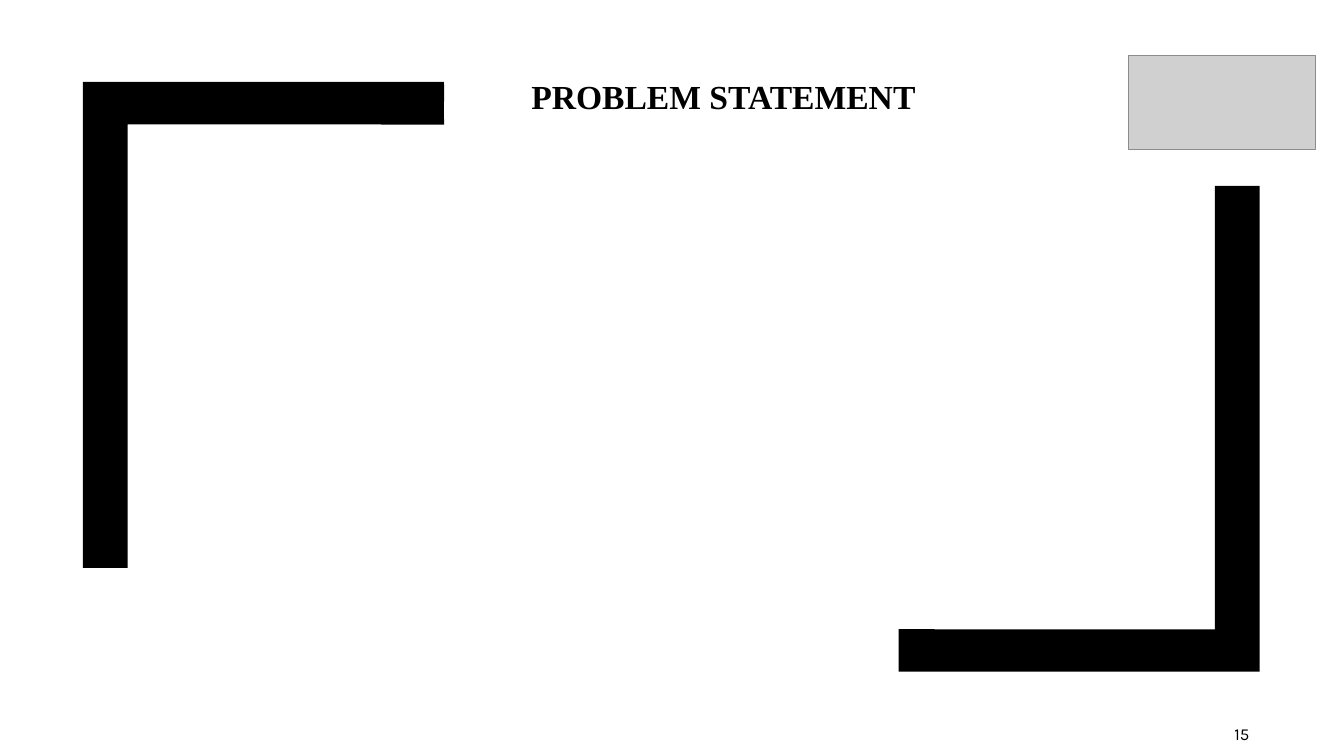
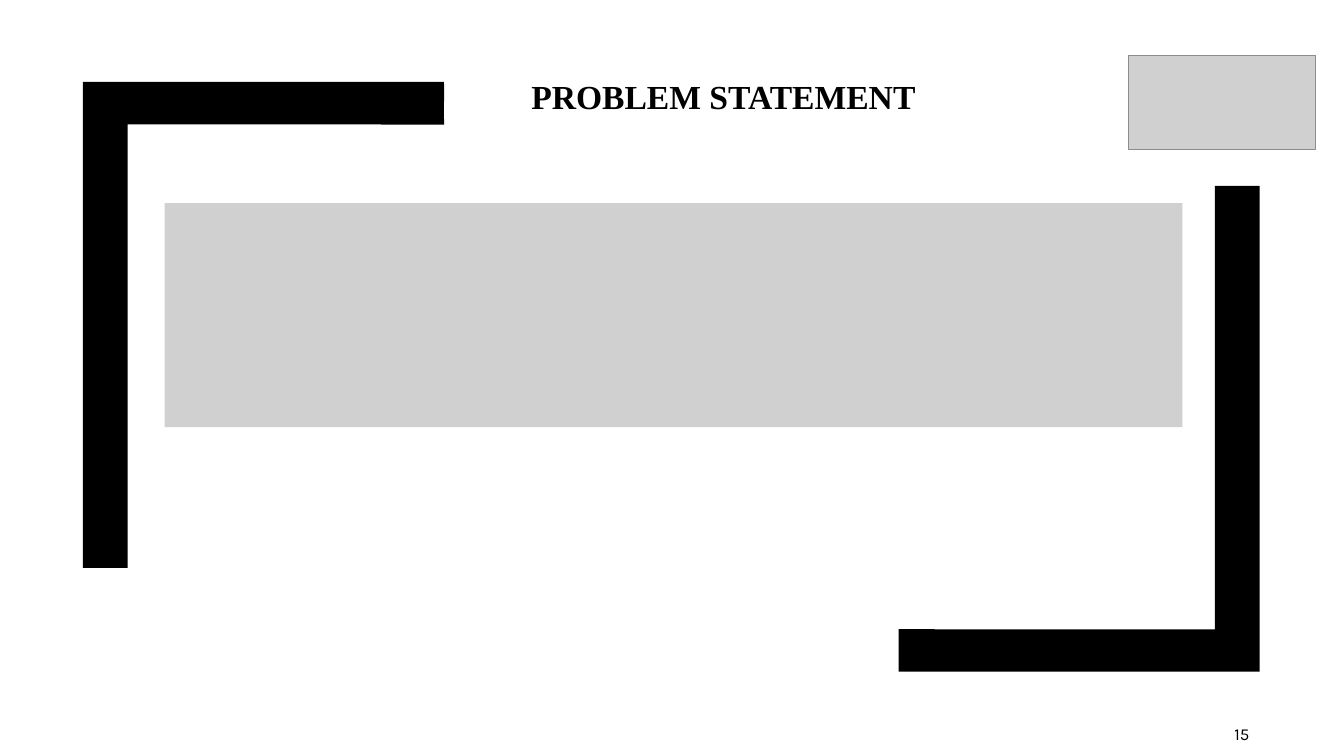
Before and after one commit to Umairnu/Research-Thesis-MS, a slide deck: slide 15 of Proposal and ppt/Tanhexp [Autosaved].pptx. Drawn at 1344x756 pixels with LibreOffice and Linux fonts; fonts in the diff are those of the drawing; grey boxes stand for pictures. Boxes give left, top, right and bottom in pixels: in the first picture for what was removed or moved away, otherwise in the second. Text is boxed around its words. In the diff, an @@ line names an element or a change of style, - is before the commit and + after.

```diff
--- a/Proposal and ppt/Tanhexp [Autosaved].pptx
+++ b/Proposal and ppt/Tanhexp [Autosaved].pptx
@@ background #FFFFFF at 98% opacity to #FFFFFF @@
@@ picture added at [164,204,1183,427] @@
```
Also in this commit, not shown: 14 other slides changed, 12 slides added, 8 slides removed, 3 other files.
